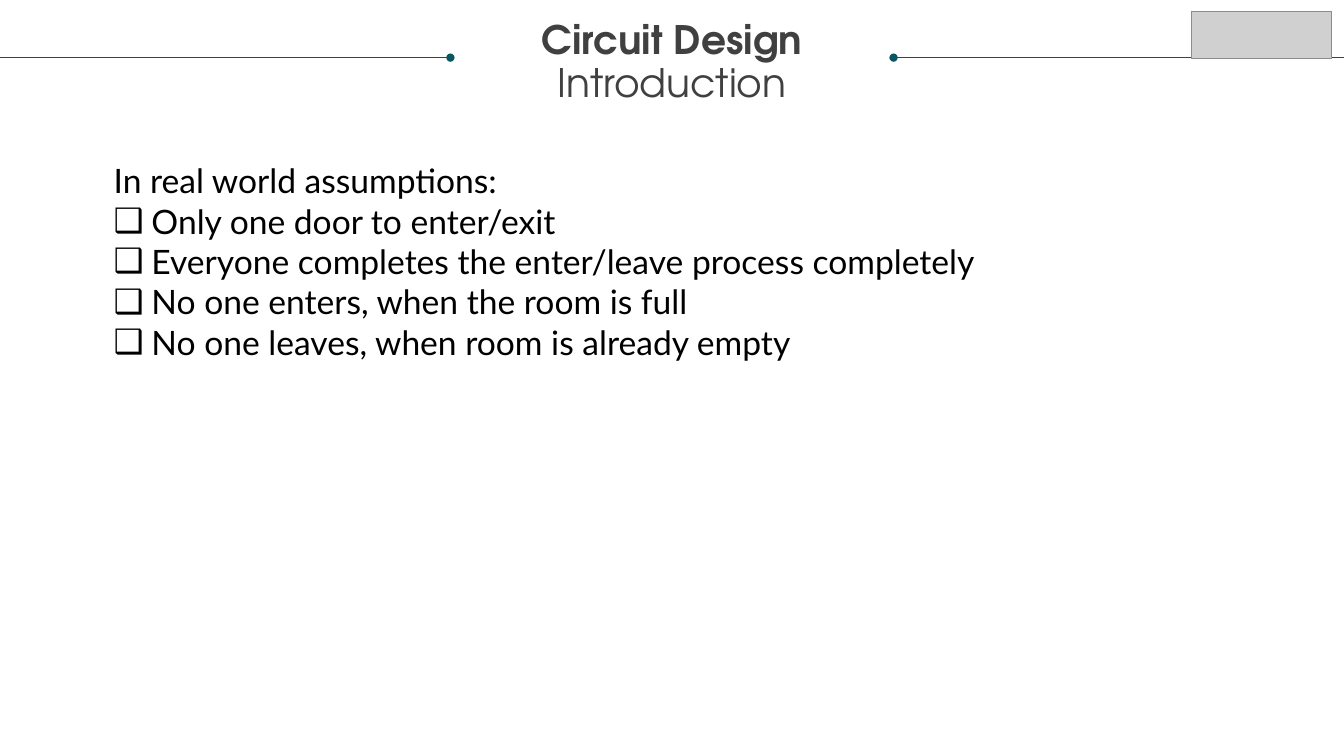
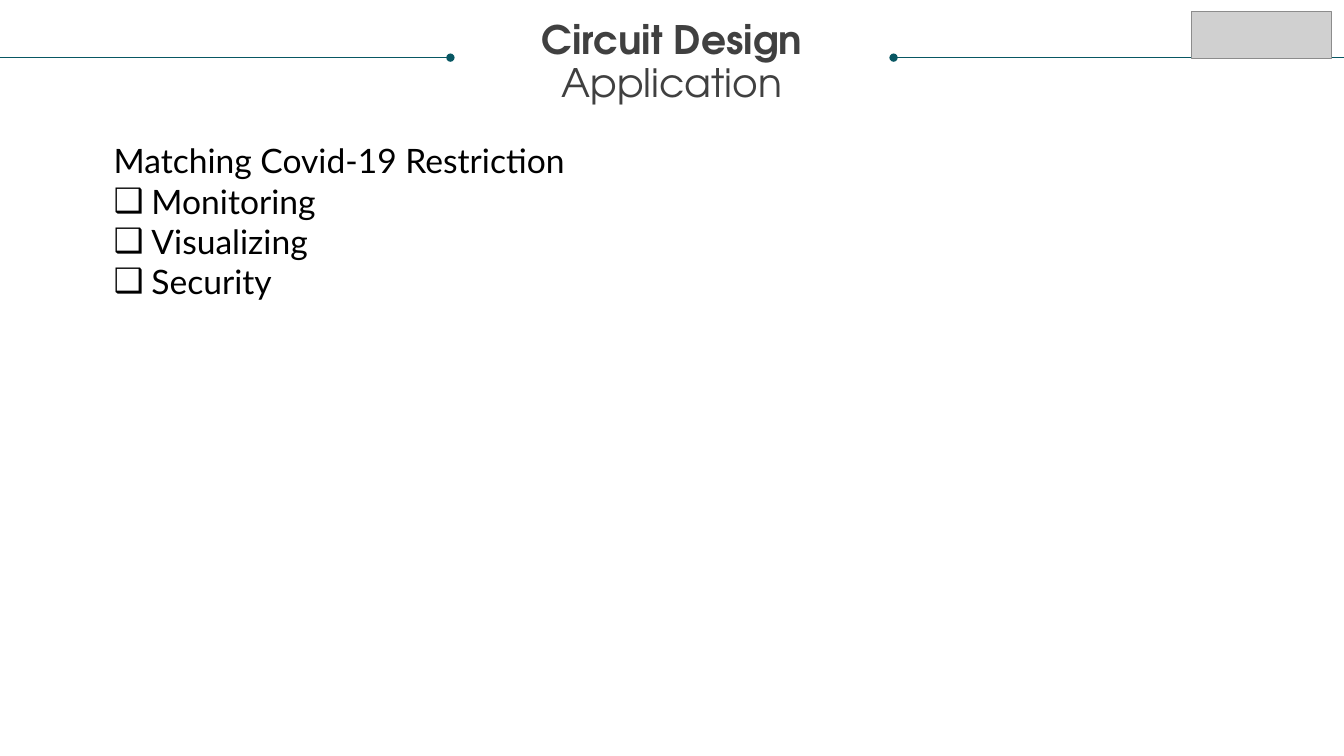
Before and after one commit to nlsy/VHDL, a slide deck: slide 2 of PITCH/VHDLPresentation.pptx. Drawn at 1344x756 pixels with LibreOffice and Linux fonts; fonts in the diff are those of the drawing; grey boxes stand for pictures. Boxes give left, top, right and bottom in pixels: in the first picture for what was removed or moved away, otherwise in the second. Text is boxed around its words. In the diff, an @@ line names an element or a change of style, - is before the commit and + after.

```diff
--- a/PITCH/VHDLPresentation.pptx
+++ b/PITCH/VHDLPresentation.pptx
@@ text at [542, 24, 802, 105]: text changed @@
-Circuit Design
-Introduction
+Circuit Design
+Application
@@ text at [114, 148, 564, 300]: text changed @@
-In real world assumptions:
-❑ Only one door to enter/exit
-❑ Everyone completes the enter/leave process completely
-❑ No one enters, when the room is full
-❑ No one leaves, when room is already empty
+Matching Covid-19 Restriction
+❑ Monitoring
+❑ Visualizing
+❑ Security
```
Also in this commit, not shown: 1 other slide changed.
